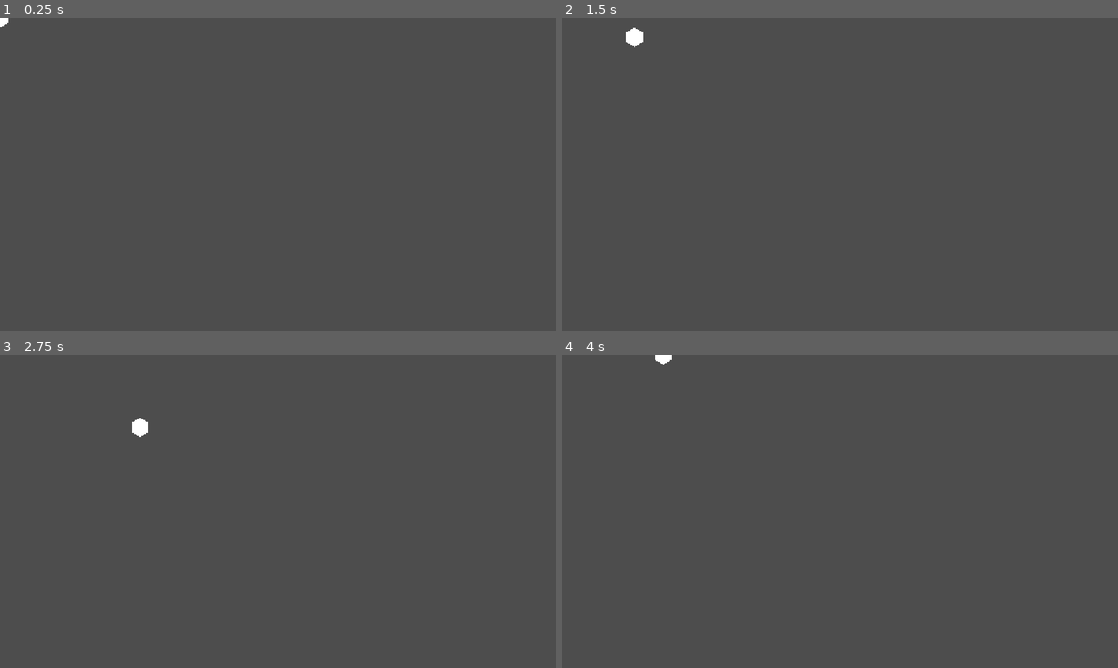
Above: before the commit, frames 1-4 (two rows, left to right).
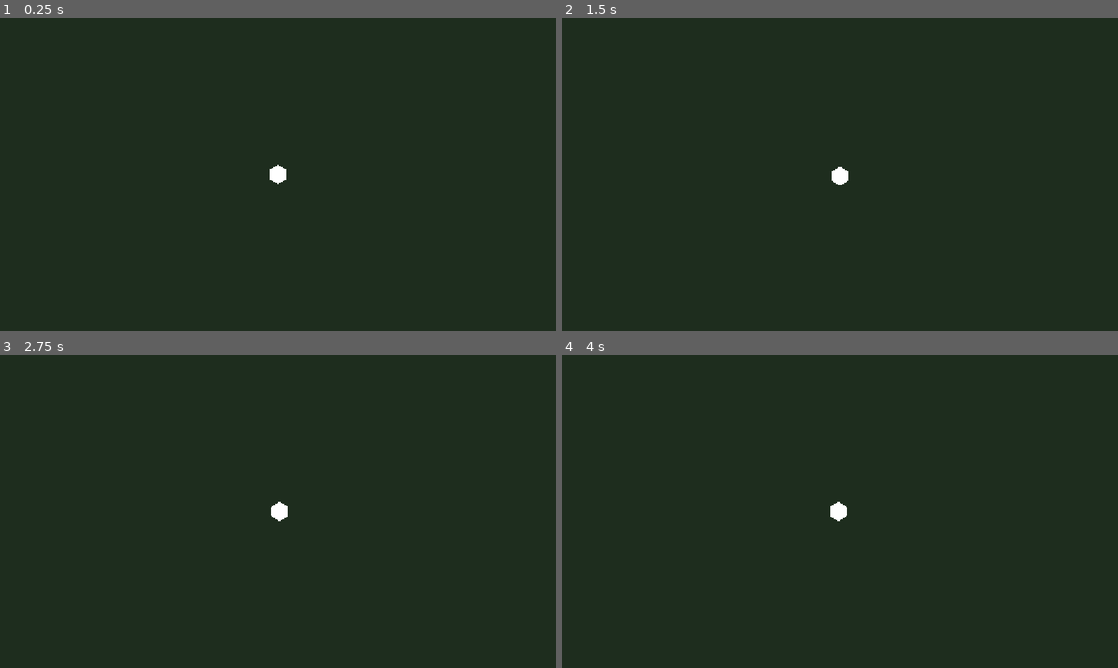
Above: after the commit, the same moments.

Repository: salexume94-pixel/Scripts
Game: Godot game, scene res://scenes/World.tscn
Two runs of this game, one before a commit and one after it. Both use one fixed random seed, a clock stepped at 60 frames per second and the inputs below. Before the commit the project starts from res://player/Player.tscn.
Inputs:
- Up to frame 1 (0.25 s): no input
- Up to frame 2 (1.5 s): tap Enter at 0.5 s; hold Right (ui_right) 0.53-1.28 s; hold Down (ui_down) from 1.28 s (still down)
- Up to frame 3 (2.75 s): release Down (ui_down) at 2.03 s; hold Right (ui_right) from 2.03 s (still down)
- Up to frame 4 (4 s): release Right (ui_right) at 2.78 s; hold Up (ui_up) 2.78-3.53 s; hold Left (ui_left) from 3.53 s (still down)

The runs differ from the first frame. In frame 1, 100% of the frame differs, in the area x 0-100%, y 0-100%; in frame 2, 100%; in frame 3, 100%; in frame 4, 100%.

Commit message:
Set World as the main scene

Diff:
--- a/project.godot
+++ b/project.godot
@@ -11,7 +11,7 @@
 [application]
 
 config/name="Scripts"
-run/main_scene="uid://derkldmdura1b"
+run/main_scene="uid://bryx83e7q5338"
 config/features=PackedStringArray("4.7", "GL Compatibility")
 config/icon="res://icon.svg"
 
@@ -21,6 +21,7 @@
 window/size/viewport_height=648
 window/stretch/mode="canvas_items"
 window/stretch/aspect="expand"
+
 [dotnet]
 
 project/assembly_name="Scripts"
